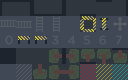
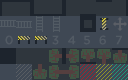
Before/after of a 128 x 80 layered artwork. What changed in the layer stack:
added layer "barricade_small" above "barricade" over 80, 16, 96, 32
